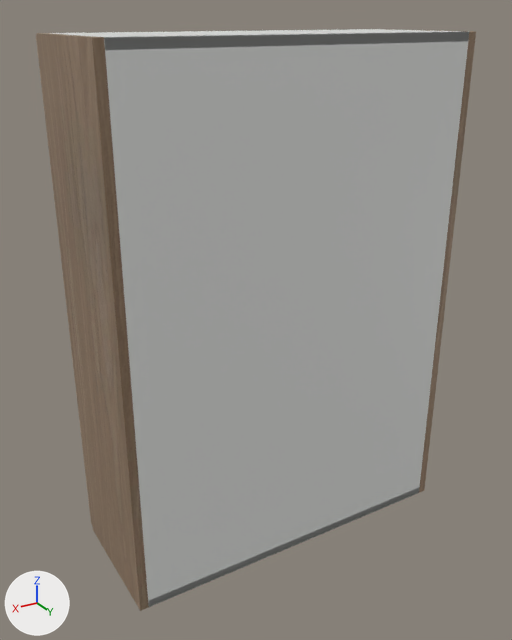
A saved change to the glTF model storefront/public/cabinet-inventory/models/oppein-pb-mnw-w3042.glb.
The view is the same before and after, from a 50 mm lens placed at (1.118, 1.043, 1.096), pointed at (0.403, -0.149, 0.5). The lights are fixed; the arrows at lower left show +X, +Y and +Z. The older version comes first. Where no turn or scale is listed for an object, it has been applied to the vertices.

Script lines for the objects in view, before the commit:
```python
me_cube = bpy.data.meshes.new('Cube')
me_cube.from_pydata(...)  # 56 vertices, 108 faces; spans x -0.009..0.009, y -0.142..0.142, z -0.533..0.533
me_cube.materials.append(mat_supplier_finish___natural_wood)  # picture img_oak
me_cube_001 = bpy.data.meshes.new('Cube.001')
me_cube_001.from_pydata(...)  # 56 vertices, 108 faces; spans x -0.009..0.009, y -0.142..0.142, z -0.533..0.533
me_cube_001.materials.append(mat_supplier_finish___natural_wood)  # picture img_oak
me_cube_002 = bpy.data.meshes.new('Cube.002')
me_cube_002.from_pydata(...)  # 56 vertices, 108 faces; spans x -0.363..0.363, y -0.006..0.006, z -0.533..0.533
me_cube_002.materials.append(mat_cabinet_interior___visual_interpretation)  # white #e5e6e3
ob_cabinet_back = bpy.data.objects.new('Cabinet back', me_cube_002)
ob_cabinet_back.location = (0.381, -0.006, 0.533)
ob_cabinet_side = bpy.data.objects.new('Cabinet side', me_cube)
ob_cabinet_side.location = (0.009, -0.142, 0.533)
ob_cabinet_side_001 = bpy.data.objects.new('Cabinet side.001', me_cube_001)
ob_cabinet_side_001.location = (0.753, -0.142, 0.533)
# also in view: 'Cabinet bottom' at (0.381, -0.142, 0.009); 'Cabinet top' at (0.381, -0.142, 1.058)
```
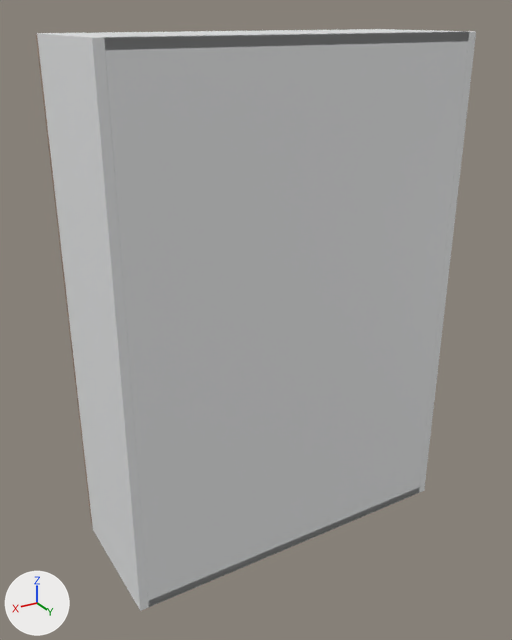
The change, as JSON lines over the scene's bpy script:
```json
{"op": "add", "block": "mat_white_cabinet_carcass", "code": ["mat_white_cabinet_carcass = principled_material('White cabinet carcass')", "mat_white_cabinet_carcass.base_color = (0.82, 0.83, 0.835)  # white #eaebec", "mat_white_cabinet_carcass.roughness = 0.48"]}
{"block": "me_cube", "where": "me_cube.from_pydata(...)  # 56 vertices, 108 faces; spans x -0.009..0.009, y -0.142..0.142, z -0.533..0.533"}
{"op": "remove", "block": "me_cube", "code": "me_cube.materials.append(mat_supplier_finish___natural_wood)  # picture img_oak"}
{"op": "add", "block": "me_cube", "code": "me_cube.materials.append(mat_white_cabinet_carcass)  # white #eaebec"}
{"block": "me_cube_001", "where": "me_cube_001.from_pydata(...)  # 56 vertices, 108 faces; spans x -0.009..0.009, y -0.142..0.142, z -0.533..0.533"}
{"op": "remove", "block": "me_cube_001", "code": "me_cube_001.materials.append(mat_supplier_finish___natural_wood)  # picture img_oak"}
{"op": "add", "block": "me_cube_001", "code": "me_cube_001.materials.append(mat_white_cabinet_carcass)  # white #eaebec"}
```

Location of each change, (x1, y1, x2, y2) in pixels of the pictures (512 x 640 px):
```json
{"object": "Cabinet side.001", "change": "recoloured", "before": [37, 33, 149, 611], "after": [37, 33, 149, 611], "on screen": "brown to white"}
{"object": "Cabinet side", "change": "recoloured", "before": [385, 29, 476, 493], "after": [385, 29, 476, 493]}
```
